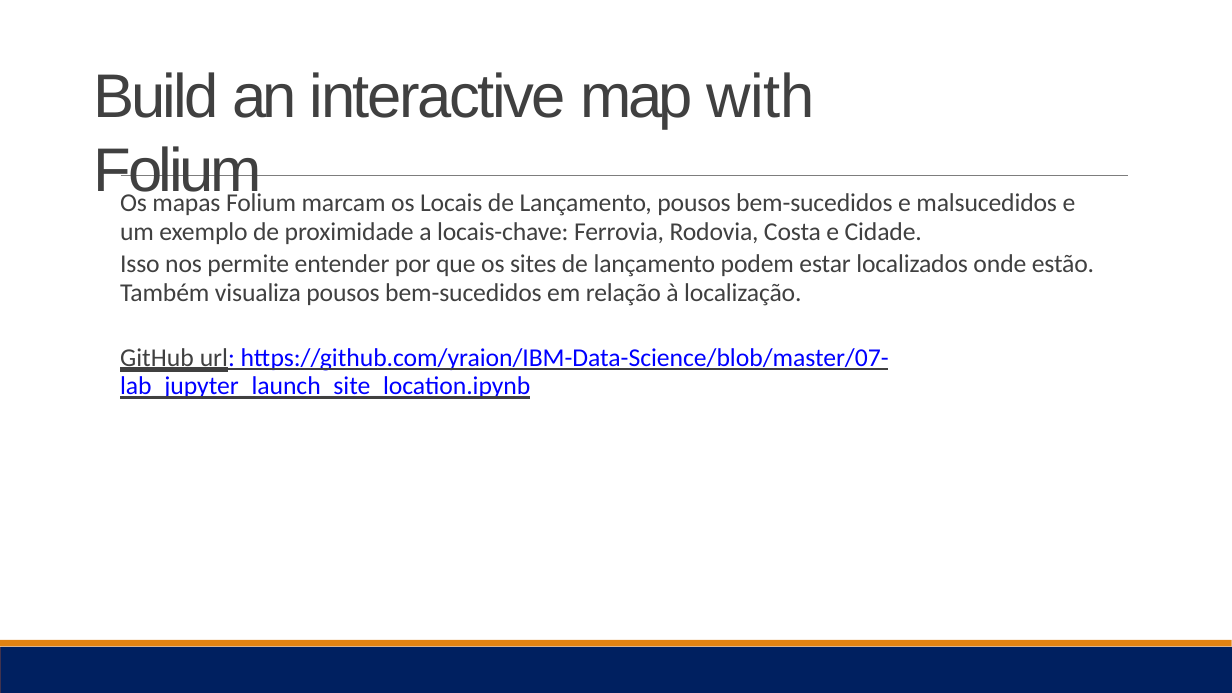
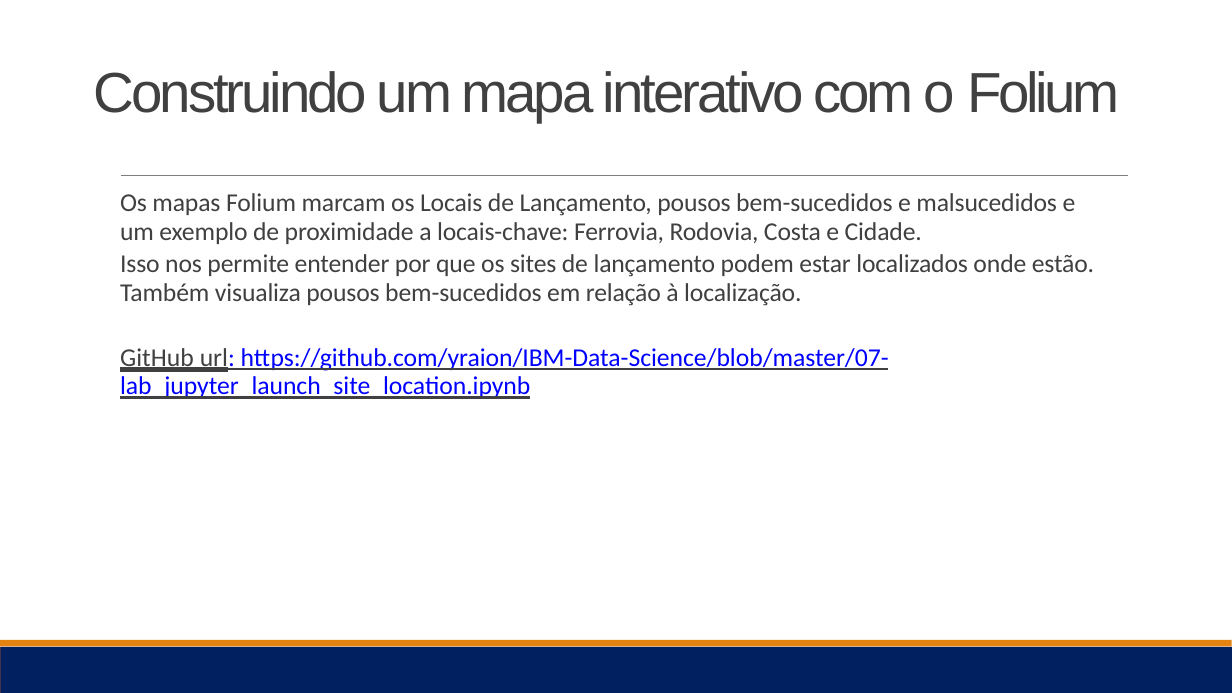
Before and after one commit to yraion/IBM-Data-Science, a slide deck: slide 13 of Data Science Journey -IBM -Robson Cruz.pptx. Drawn at 1232x693 pixels with LibreOffice and Linux fonts; fonts in the diff are those of the drawing. Boxes give left, top, right and bottom in pixels: in the first picture for what was removed or moved away, otherwise in the second. Text is boxed around its words. In the diff, an @@ line names an element or a change of style, - is before the commit and + after.

```diff
--- a/Data Science Journey -IBM -Robson Cruz.pptx
+++ b/Data Science Journey -IBM -Robson Cruz.pptx
@@ title at bbox=[94, 71, 1120, 123]: text changed; size 48 to 44 pt @@
-Build an interactive map with Folium
+Construindo um mapa interativo com o Folium
```
Also in this commit, not shown: 13 other slides changed, 1 other file.
